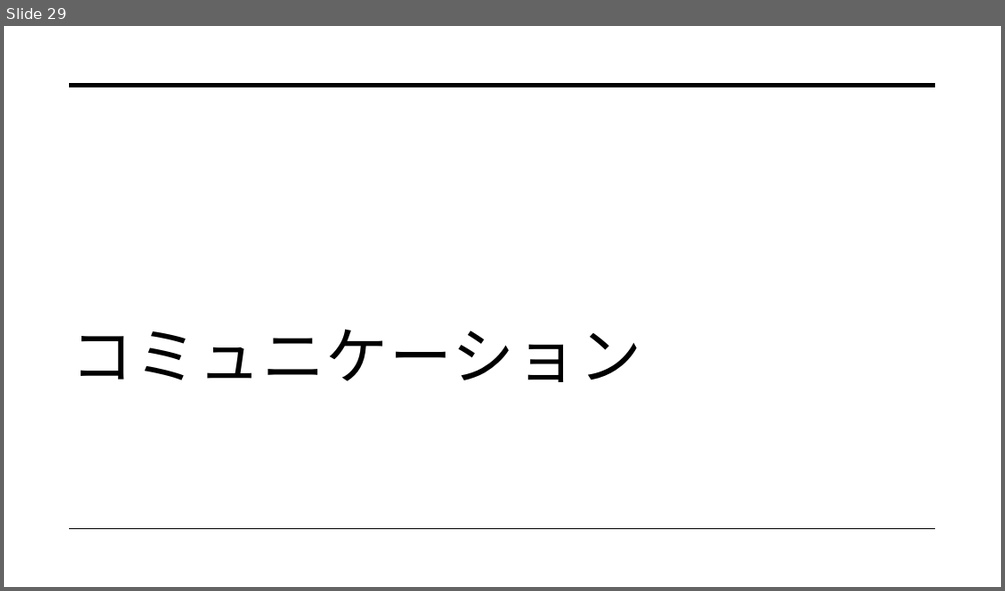
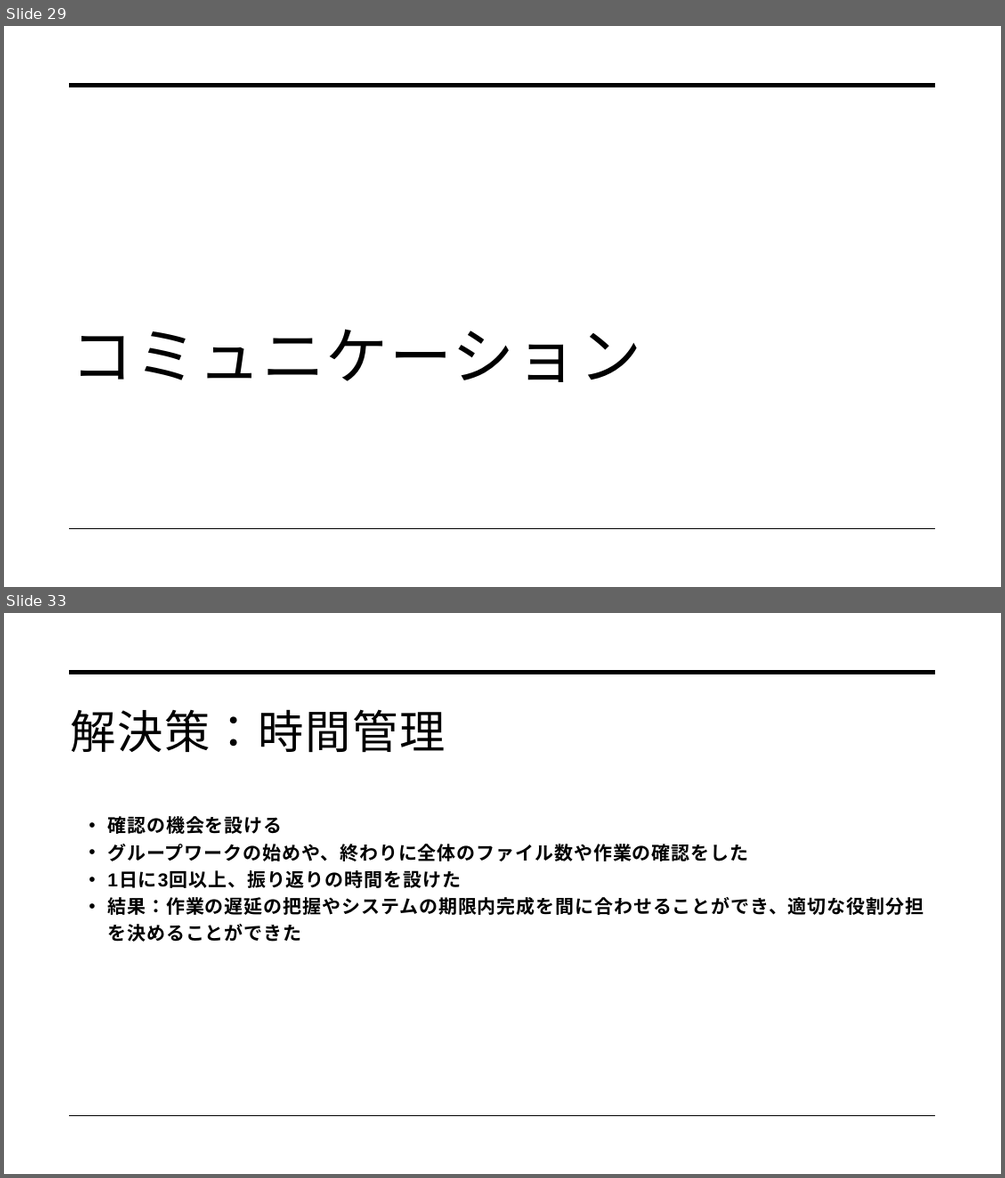
Before and after one commit to dojo2022/C-3, a slide deck: C-3_配布資料/0630_C3_発表資料.pptx. Shown one above the other, each under a label of ours: slide 29 before the commit, slides 29 and 33 after it; the slides between them are not shown. The pictures are 1005x591 and 1005x1178 pixels, drawn with LibreOffice and Linux fonts; fonts in the diff are those of the drawing. Boxes give left, top, right and bottom in pixels: in the first picture for what was removed or moved away, otherwise in the second. Text is boxed around its words. In the diff, an @@ line names an element or a change of style, - is before the commit and + after.

```diff
--- a/C-3_配布資料/0630_C3_発表資料.pptx
+++ b/C-3_配布資料/0630_C3_発表資料.pptx
@@ slide 33 added at bbox=[4, 613, 1001, 1174], background #FFFFFF; not listed: 2 template elements that a slide beside it also shows @@
@@ title added at bbox=[70, 709, 445, 752], 44 pt, text #000000 @@
+解決策：時間管理
@@ text added at bbox=[107, 816, 923, 941], 18 pt, text #000000, bold @@
+• 確認の機会を設ける
+• グループワークの始めや、終わりに全体のファイル数や作業の確認をした
+• 1日に3回以上、振り返りの時間を設けた
+• 結果：作業の遅延の把握やシステムの期限内完成を間に合わせることができ、適切な役割分担を決めることができた
```
Also in this commit, not shown: 2 slides changed, 7 other slides added, 2 slides removed.
